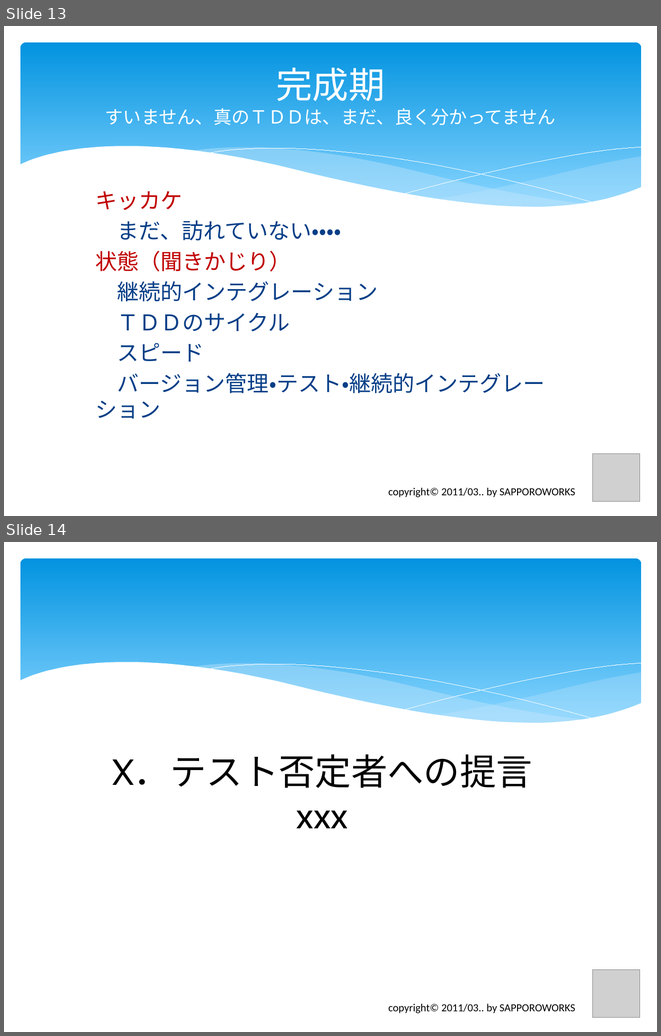
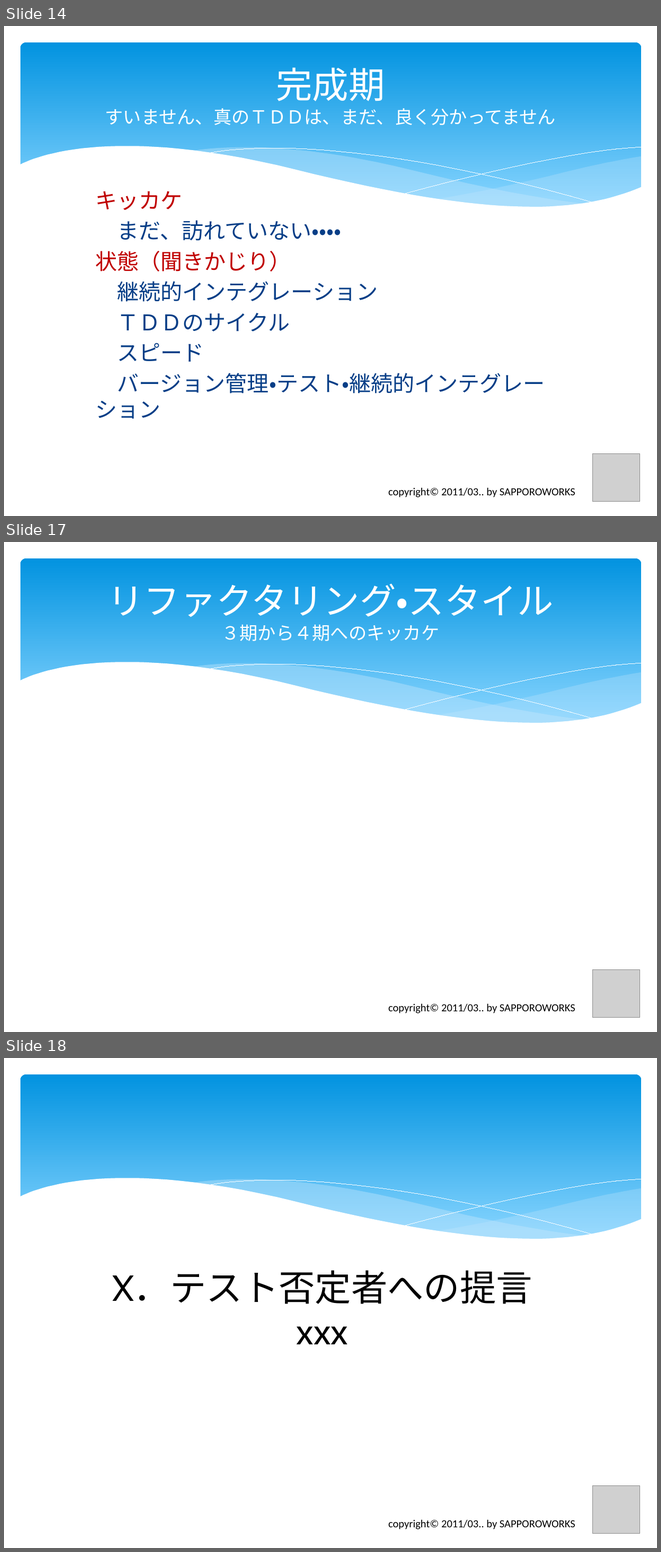
Before and after one commit to furuya02/clrh78, a slide deck: C# から Java へのプログラム移植で体験したTDDの効果は？.pptx. Shown one above the other, each under a label of ours: slides 13 and 14 before the commit, slides 14, 17 and 18 after it; the slides between them are not shown. The pictures are 661x1036 and 661x1552 pixels, drawn with LibreOffice and Linux fonts; fonts in the diff are those of the drawing; grey boxes stand for pictures. Boxes give left, top, right and bottom in pixels: in the first picture for what was removed or moved away, otherwise in the second. Text is boxed around its words. In the diff, an @@ line names an element or a change of style, - is before the commit and + after.

```diff
--- a/C# から Java へのプログラム移植で体験したTDDの効果は？.pptx
+++ b/C# から Java へのプログラム移植で体験したTDDの効果は？.pptx
@@ slide 17 added at box(4, 542, 657, 1032), background #FFFFFF; not listed: 6 template elements that a slide beside it also shows @@
@@ title added at box(107, 583, 553, 641), 40 pt, text #FFFFFF @@
+リファクタリング・スタイル
+３期から４期へのキッカケ
@@ picture added at box(593, 969, 640, 1017) @@
@@ text added at box(388, 1003, 575, 1013), 12 pt, text #000000 @@
+copyright© 2011/03.. by SAPPOROWORKS
@@ what was slide 13 is now slide 14 @@
@@ what was slide 14 is now slide 18 @@
```
Also in this commit, not shown: 4 slides changed, 16 other slides added.
